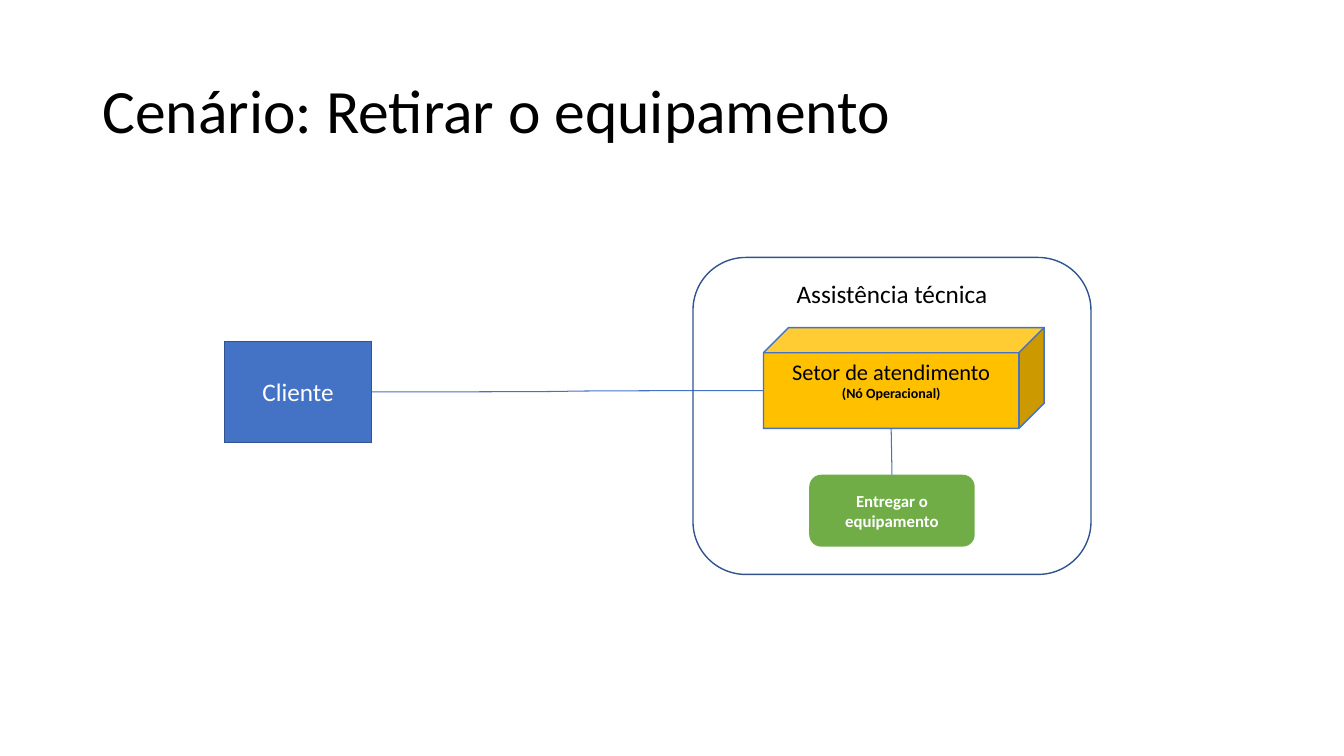
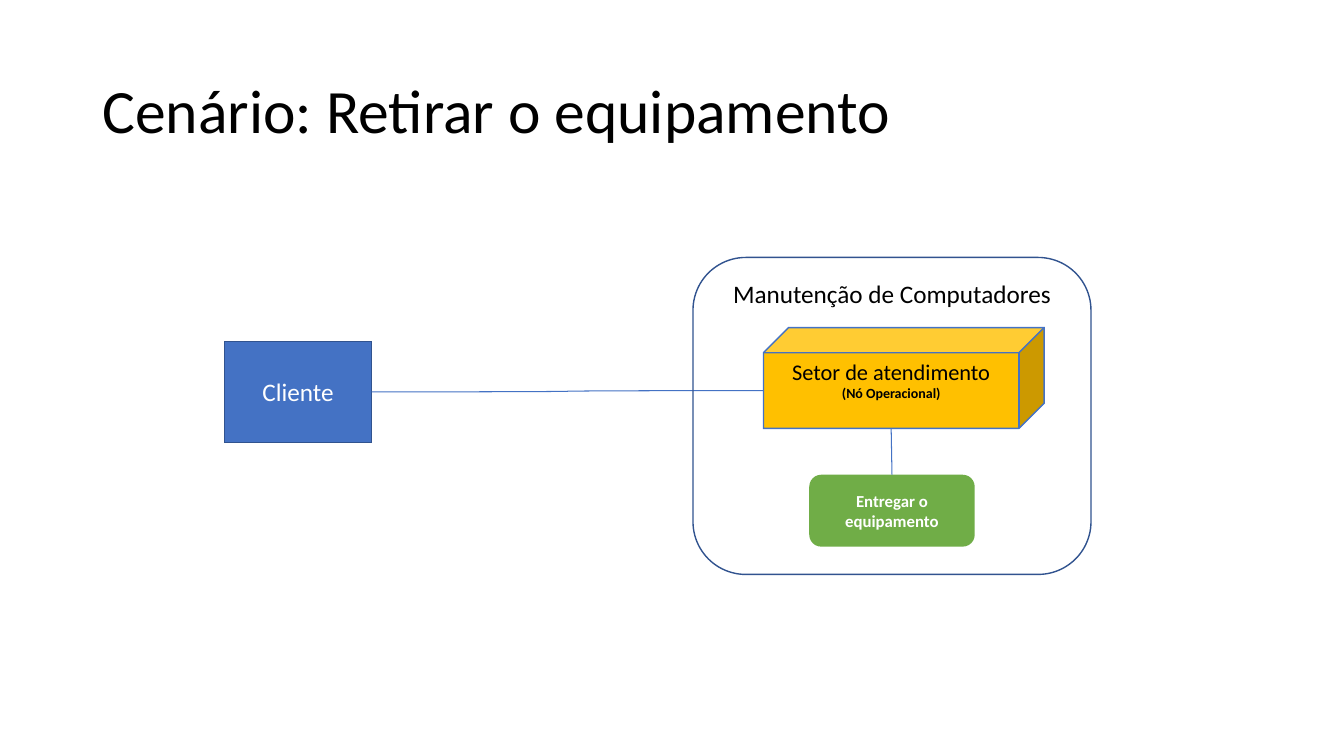
Before and after one commit to Vini505/Artefatos0, a slide deck: slide 4 of artefatos/15. Arquitetura de Negócio para cada Cenário.pptx. Drawn at 1344x756 pixels with LibreOffice and Linux fonts; fonts in the diff are those of the drawing. Boxes give left, top, right and bottom in pixels: in the first picture for what was removed or moved away, otherwise in the second. Text is boxed around its words. In the diff, an @@ line names an element or a change of style, - is before the commit and + after.

```diff
--- a/artefatos/15. Arquitetura de Negócio para cada Cenário.pptx
+++ b/artefatos/15. Arquitetura de Negócio para cada Cenário.pptx
@@ text in rounded rectangle at (733,285,1051,308): text changed @@
-Assistência técnica
+Manutenção de Computadores
```
Also in this commit, not shown: 4 other slides changed.
